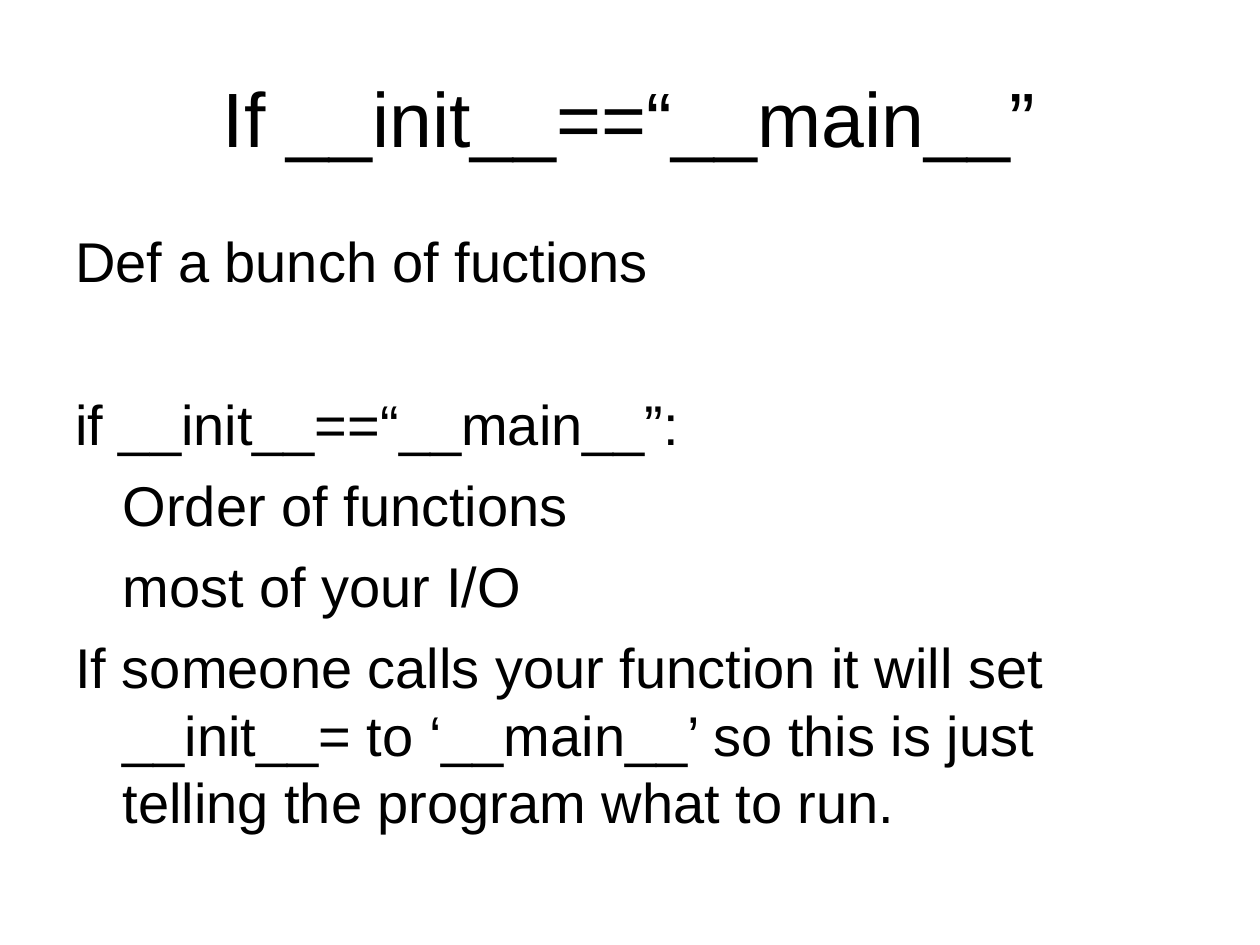
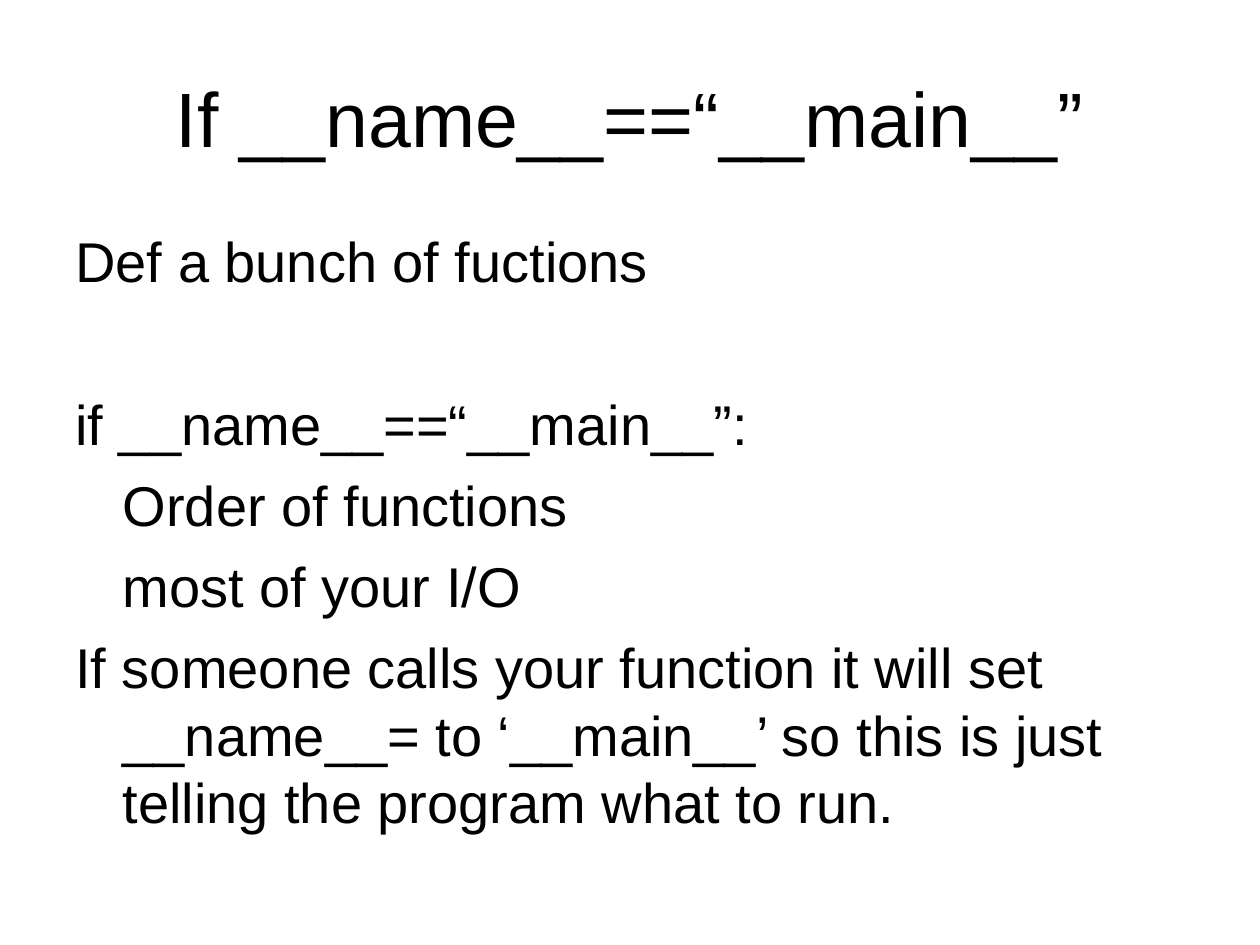
Before and after one commit to cdcox/PythonClassScripts, a slide deck: slide 6 of Day5/Python meeting 5.ppt. Drawn at 1260x945 pixels with LibreOffice and Linux fonts; fonts in the diff are those of the drawing. Boxes give left, top, right and bottom in pixels: in the first picture for what was removed or moved away, otherwise in the second. Text is boxed around its words. In the diff, an @@ line names an element or a change of style, - is before the commit and + after.

Commit message:
fixed __name__ bug

```diff
--- a/Day5/Python meeting 5.ppt
+++ b/Day5/Python meeting 5.ppt
@@ title at <box>176,91,1083,162</box>: text changed @@
-If __init__==“__main__”
+If __name__==“__main__”
@@ text at <box>75,404,748,456</box>: text changed @@
-if __init__==“__main__”:
+if __name__==“__main__”:
@@ text at <box>75,647,1102,834</box>: text changed @@
-If someone calls your function it will set __init__= to ‘__main__’ so this is just telling the program what to run.
+If someone calls your function it will set __name__= to ‘__main__’ so this is just telling the program what to run.
```
Also in this commit, not shown: 1 other slide changed, 1 other file.
